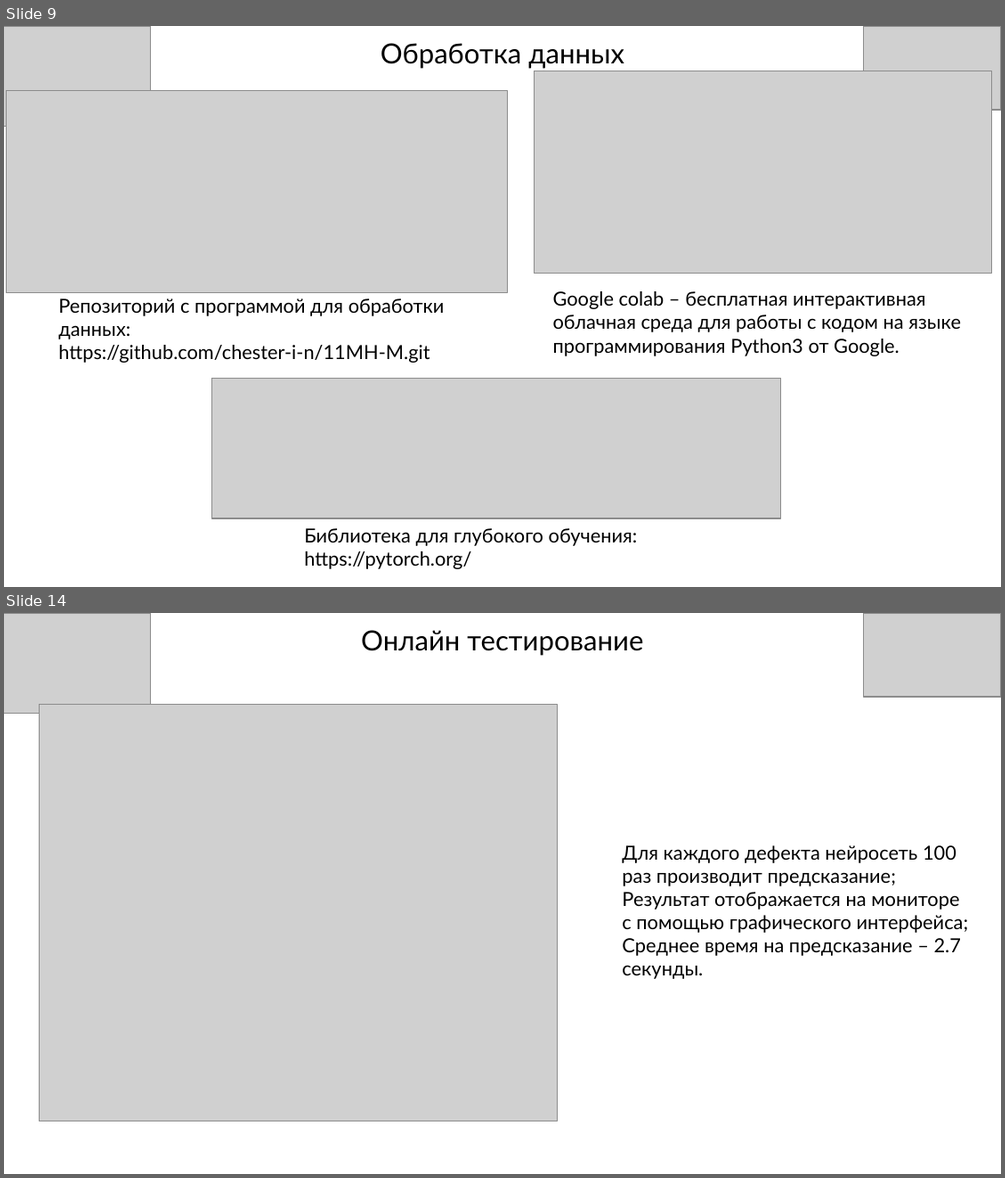
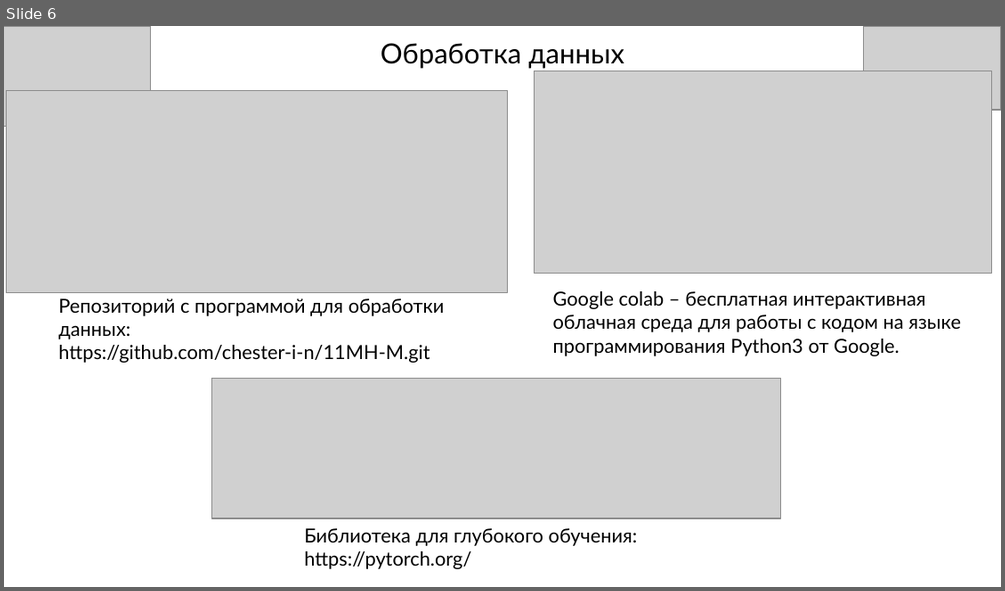
Before and after one commit to stebakov-i-n/OGU_Stebakov_ai, a slide deck: Lab 06/Lab_6_Pytorch_classification.pptx. Shown one above the other, each under a label of ours: slides 9 and 14 before the commit, slide 6 after it; the slides between them are not shown. The pictures are 1005x1178 and 1005x591 pixels, drawn with LibreOffice and Linux fonts; fonts in the diff are those of the drawing; grey boxes stand for pictures; background and template pictures are left out. Boxes give left, top, right and bottom in pixels: in the first picture for what was removed or moved away, otherwise in the second. Text is boxed around its words. In the diff, an @@ line names an element or a change of style, - is before the commit and + after.

```diff
--- a/Lab 06/Lab_6_Pytorch_classification.pptx
+++ b/Lab 06/Lab_6_Pytorch_classification.pptx
@@ slide 14 removed at (4,613,1001,1174), background picture (left out) @@
@@ picture removed at (4,613,151,713) @@
@@ title removed at (361,630,643,655) @@
-Онлайн тестирование
@@ picture removed at (863,613,1001,697) @@
@@ picture removed at (39,705,558,1121) @@
@@ text removed at (622,845,969,979) @@
-Для каждого дефекта нейросеть 100 раз производит предсказание;
-Результат отображается на мониторе с помощью графического интерфейса;
-Среднее время на предсказание – 2.7 секунды.
@@ what was slide 9 is now slide 6 @@
```
Also in this commit, not shown: 9 other slides removed, 4 other files.
